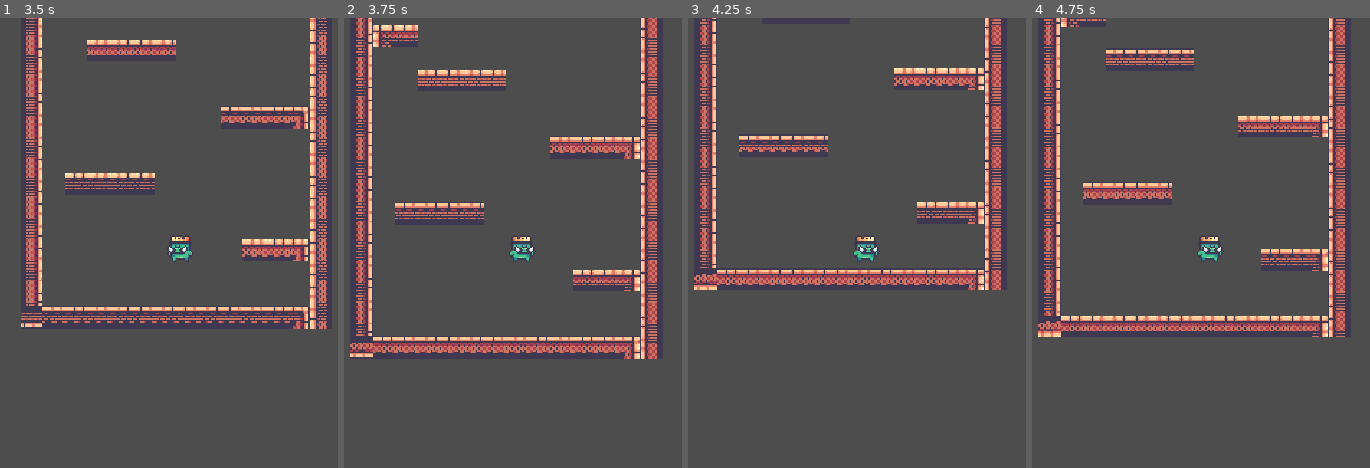
Above: before the commit, frames 1-4 (left to right).
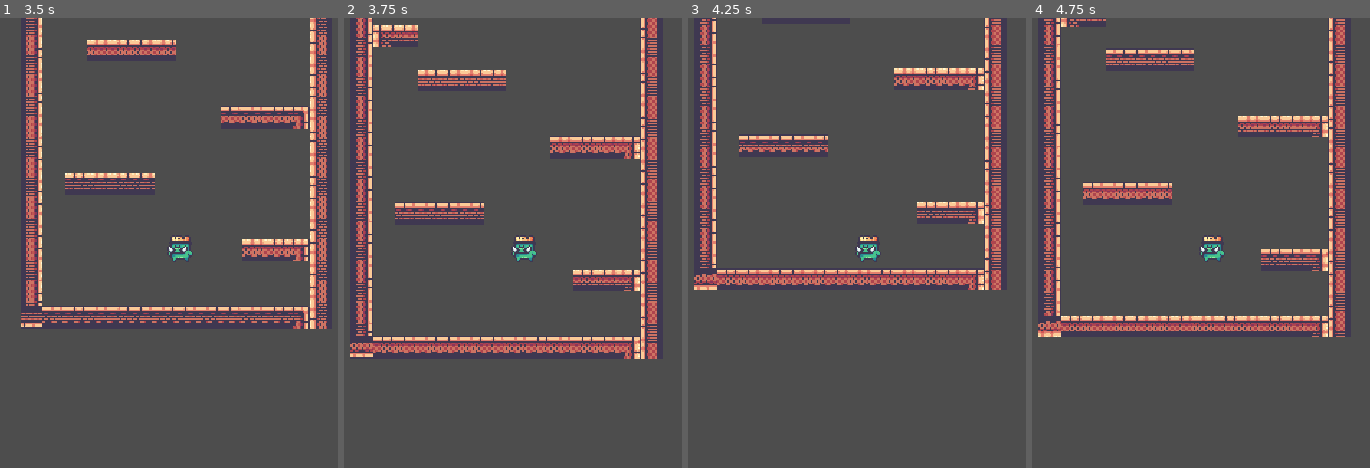
Above: after the commit, the same moments.

Repository: ofknee/the-messenger
Game: Godot game, scene res://scenes/game.tscn
The game is run twice, just before and just after one commit, with the same random seed, the same clock (stepped at 60 frames per second) and the same inputs.
Inputs:
- Up to frame 1 (3.5 s): tap Q (die) at 0.6, 1.55, 2.1, 3.05 s; tap Up (jump) at 0.77, 0.8, 1.07, 1.35, 1.52, 1.82, 2.3, 3.02, 3.32 s; tap Left (walk_l) at 2.85 s
- Up to frame 2 (3.75 s): tap Right (walk_r) at 3.6 s
- Up to frame 3 (4.25 s): tap Up (jump) at 3.77, 3.8, 4.07 s
- Up to frame 4 (4.75 s): tap Q (die) at 4.35 s; tap Up (jump) at 4.52 s

Frame 1 is identical in both runs. In frame 2, 0.2% of the frame differs, in the area x 49-57%, y 48-54%; in frame 3, 0.2%; in frame 4, 0.2%.

Commit message:
animation freeze

Diff:
--- a/scenes/player.gd
+++ b/scenes/player.gd
@@ -5,32 +5,38 @@
 const JUMP_VELOCITY = -450.0
 
 @onready var animated_sprite = $AnimatedSprite2D
+var unlock_animation = false
 
 func _physics_process(delta: float) -> void:
 	# Add the gravity.
 	if not is_on_floor():
 		velocity += get_gravity() * delta
-		animated_sprite.play("fall")
+		if unlock_animation == true:
+			animated_sprite.play("fall")
 
 	# Handle jump.
 	if Input.is_action_just_pressed("jump") and is_on_floor():
 		velocity.y = JUMP_VELOCITY
-		animated_sprite.play("jump")
+		if unlock_animation == true:
+			animated_sprite.play("jump")
 
 	if Input.is_action_just_pressed("die"):
-		animated_sprite.play("die")
+		if unlock_animation == true:
+			animated_sprite.play("die")
 
 	# Get the input direction and handle the movement/deceleration.
 	var direction := Input.get_axis("walk_l", "walk_r")
 	if direction:
 		velocity.x = direction * SPEED
-		animated_sprite.play("run")
-		if direction < 0:
-			animated_sprite.flip_h = false
-		if direction > 0:
-			animated_sprite.flip_h = true
+		if unlock_animation == true:
+			animated_sprite.play("run")
+			if direction < 0:
+				animated_sprite.flip_h = false
+			if direction > 0:
+				animated_sprite.flip_h = true
 	else:
 		velocity.x = move_toward(velocity.x, 0, SPEED)
-		animated_sprite.play("idle")
+		if unlock_animation == true:
+			animated_sprite.play("idle")
 
 	move_and_slide()
--- a/scenes/player.tscn
+++ b/scenes/player.tscn
@@ -108,6 +108,10 @@
 atlas = ExtResource("2_qhqgy")
 region = Rect2(190, 0, 38, 28)
 
+[sub_resource type="AtlasTexture" id="AtlasTexture_dt7fs"]
+atlas = ExtResource("1_g2els")
+region = Rect2(76, 0, 38, 28)
+
 [sub_resource type="SpriteFrames" id="SpriteFrames_8o121"]
 animations = [{
 "frames": [{
@@ -213,6 +217,14 @@
 }],
 "loop": 1,
 "name": &"run",
+"speed": 5.0
+}, {
+"frames": [{
+"duration": 1.0,
+"texture": SubResource("AtlasTexture_dt7fs")
+}],
+"loop": 1,
+"name": &"still",
 "speed": 5.0
 }]
 
@@ -225,8 +237,7 @@
 
 [node name="AnimatedSprite2D" type="AnimatedSprite2D" parent="." unique_id=1602055964]
 sprite_frames = SubResource("SpriteFrames_8o121")
-animation = &"land"
-frame_progress = 0.9127484
+animation = &"still"
 
 [node name="CollisionShape2D" type="CollisionShape2D" parent="." unique_id=537230496]
 position = Vector2(1, 4)
